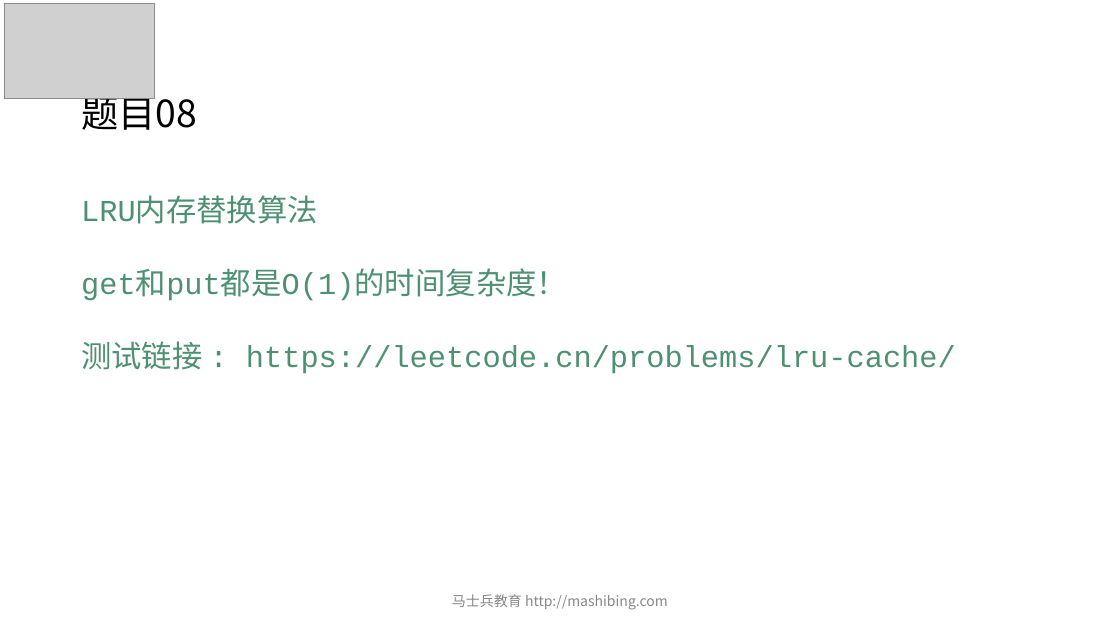
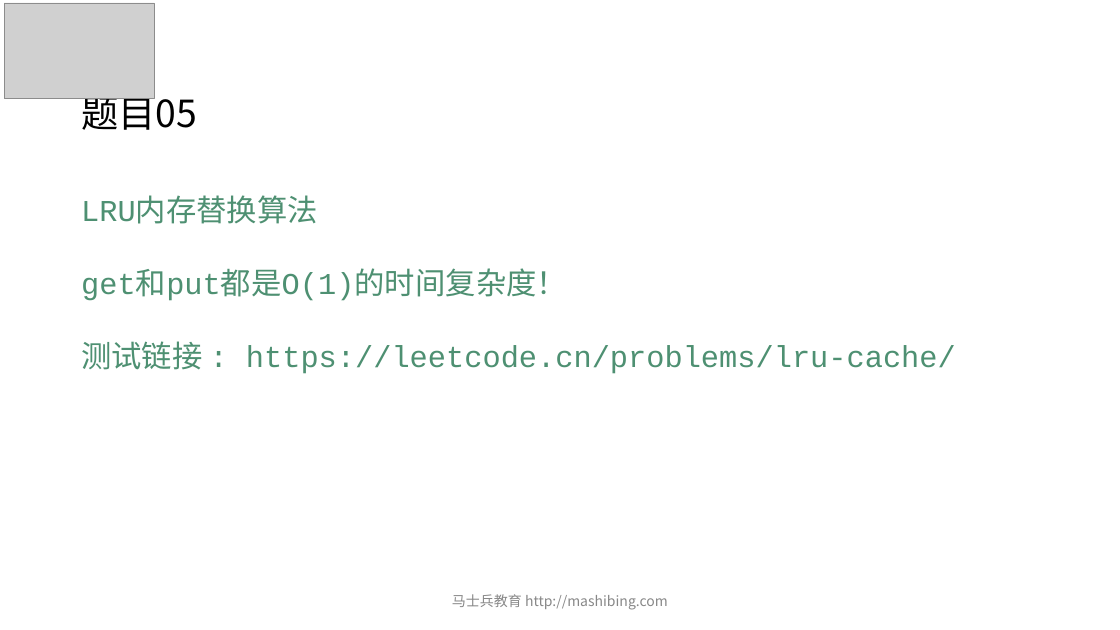
Before and after one commit to algorithmzuo/mca-algorithm-problems, a slide deck: slide 6 of 第03期/ppt/powerpoint/第05节 .pptx (slide 10 before the commit). Drawn at 1120x630 pixels with LibreOffice and Linux fonts; fonts in the diff are those of the drawing; grey boxes stand for pictures. Boxes give left, top, right and bottom in pixels: in the first picture for what was removed or moved away, otherwise in the second. Text is boxed around its words. In the diff, an @@ line names an element or a change of style, - is before the commit and + after.

```diff
--- a/第03期/ppt/powerpoint/第05节 .pptx
+++ b/第03期/ppt/powerpoint/第05节 .pptx
@@ title at box(81, 89, 197, 130): text changed @@
-题目08
+题目05
```
Also in this commit, not shown: 1 other slide changed, 4 slides removed, 8 other files.
